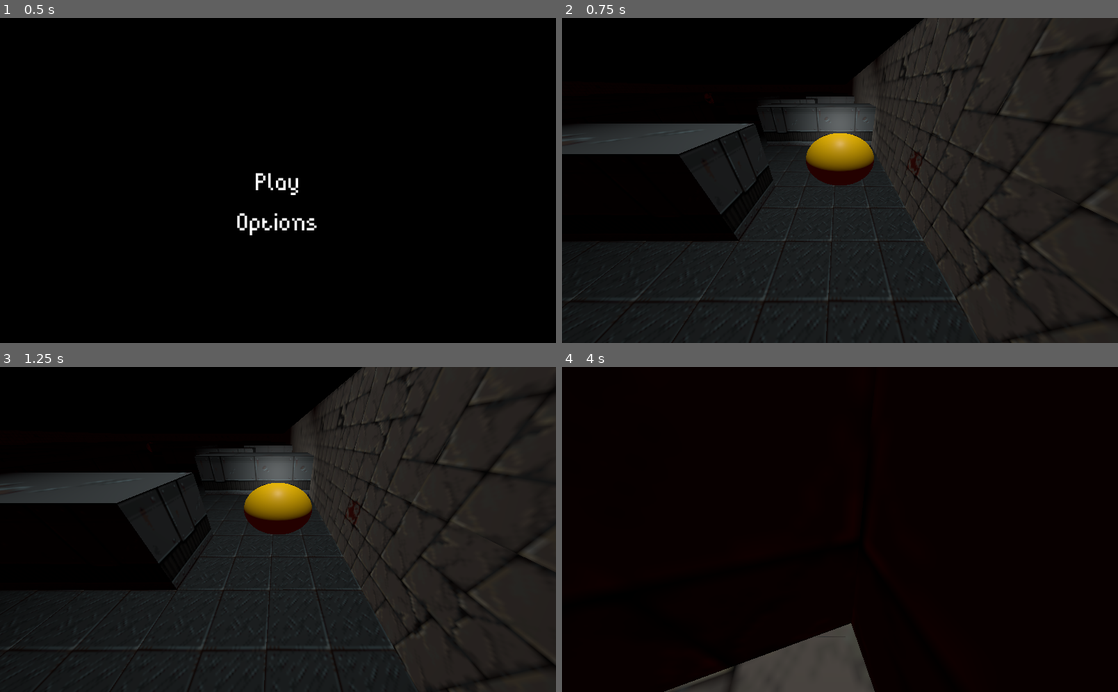
Above: before the commit, frames 1-4 (two rows, left to right).
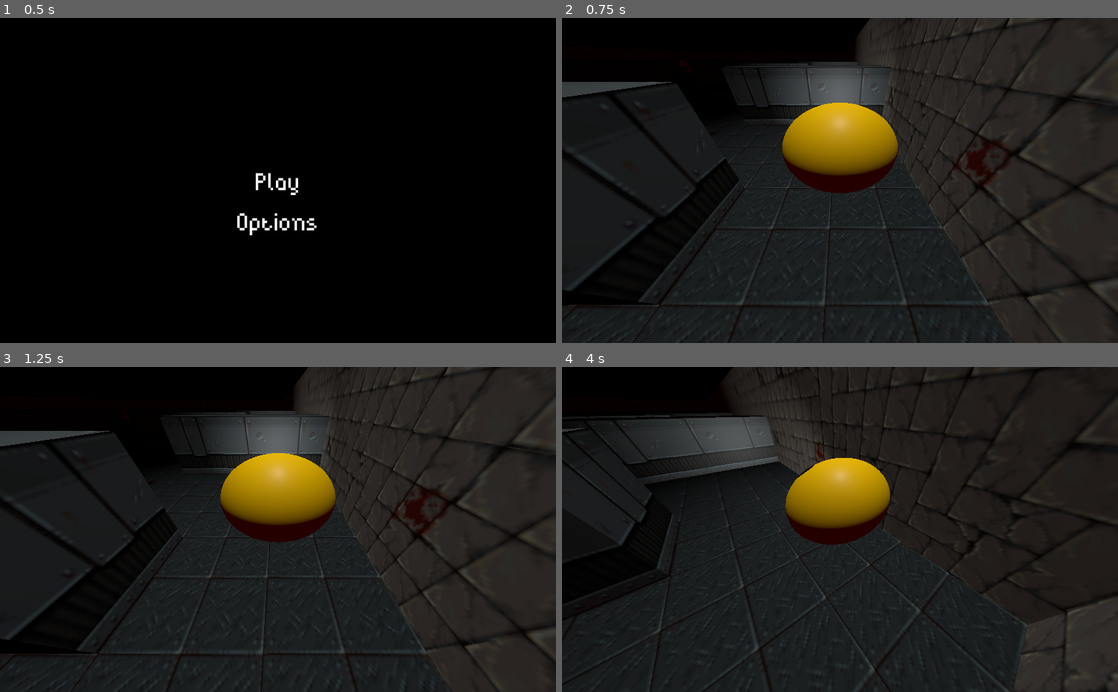
Above: after the commit, the same moments.

Repository: marin117/RootsOfGaming-GGJ23
Game: Godot game, scene res://MainScreen/MainScreenScene.tscn
Two runs of this game, one before a commit and one after it. Both use one fixed random seed, a clock stepped at 60 frames per second and the inputs below.
Inputs:
- Up to frame 1 (0.5 s): no input
- Up to frame 2 (0.75 s): click "Play" at 0.5 s
- Up to frame 3 (1.25 s): no input
- Up to frame 4 (4 s): hold D (right) 1.28-2.03 s; tap C (camera) every 0.75 s from 1.35 to 3.6 s; tap Enter at 2 s; hold S (back) 2.03-2.78 s; hold D (right) 2.78-3.53 s; tap Space at 3.5 s; hold W (forward) from 3.53 s (still down)

Frame 1 is identical in both runs. In frame 2, 19% of the frame differs, in the area x 0-100%, y 0-100%; in frame 3, 19%; in frame 4, 77%.

Commit message:
Replace player camera with clipped camera

Diff:
--- a/Pacman3D/Player/Player.tscn
+++ b/Pacman3D/Player/Player.tscn
@@ -39,20 +39,22 @@
 
 [node name="Pivot" type="Spatial" parent="."]
 
-[node name="CameraFollow" type="Camera" parent="Pivot"]
-transform = Transform( -1, 4.37114e-08, -7.57103e-08, 0, 0.866025, 0.5, 8.74228e-08, 0.5, -0.866025, 0, 6, -7 )
-fov = 100.0
-script = ExtResource( 3 )
-
-[node name="SpotLight" type="SpotLight" parent="Pivot"]
+[node name="TopLight" type="SpotLight" parent="Pivot"]
 transform = Transform( 1, 0, 0, 0, -4.37114e-08, 1, 0, -1, -4.37114e-08, 0, 28, 0 )
 spot_range = 39.9897
 spot_angle = 36.3329
 
-[node name="SpotLight2" type="SpotLight" parent="Pivot"]
+[node name="FrontLight" type="SpotLight" parent="Pivot"]
 transform = Transform( 1, 0, 0, 0, -1, -8.74228e-08, 0, 8.74228e-08, -1, 0, 1, 0 )
 spot_range = 21.0308
 spot_angle = 36.3329
+
+[node name="CameraFollow" type="ClippedCamera" parent="Pivot"]
+transform = Transform( 1, 0, 0, 0, 1, 0, 0, 0, 1, 0, 6, -7 )
+current = true
+fov = 100.0
+collision_mask = 2147483648
+script = ExtResource( 3 )
 
 [node name="EnemyArea" type="Area" parent="."]
 transform = Transform( 1, 0, 0, 0, 1, 0, 0, 0, 1, 0.028, 2.03338, -0.166 )
--- a/Pacman3D/Player/player_camera.gd
+++ b/Pacman3D/Player/player_camera.gd
@@ -1,8 +1,8 @@
 extends Camera
 
-export var camDistance = 4.5
+export var camDistance = 3
 
-export var camHeight = 2.5
+export var camHeight = 2
 # Called when the node enters the scene tree for the first time.
 func _ready():
 	set_physics_process(true)
